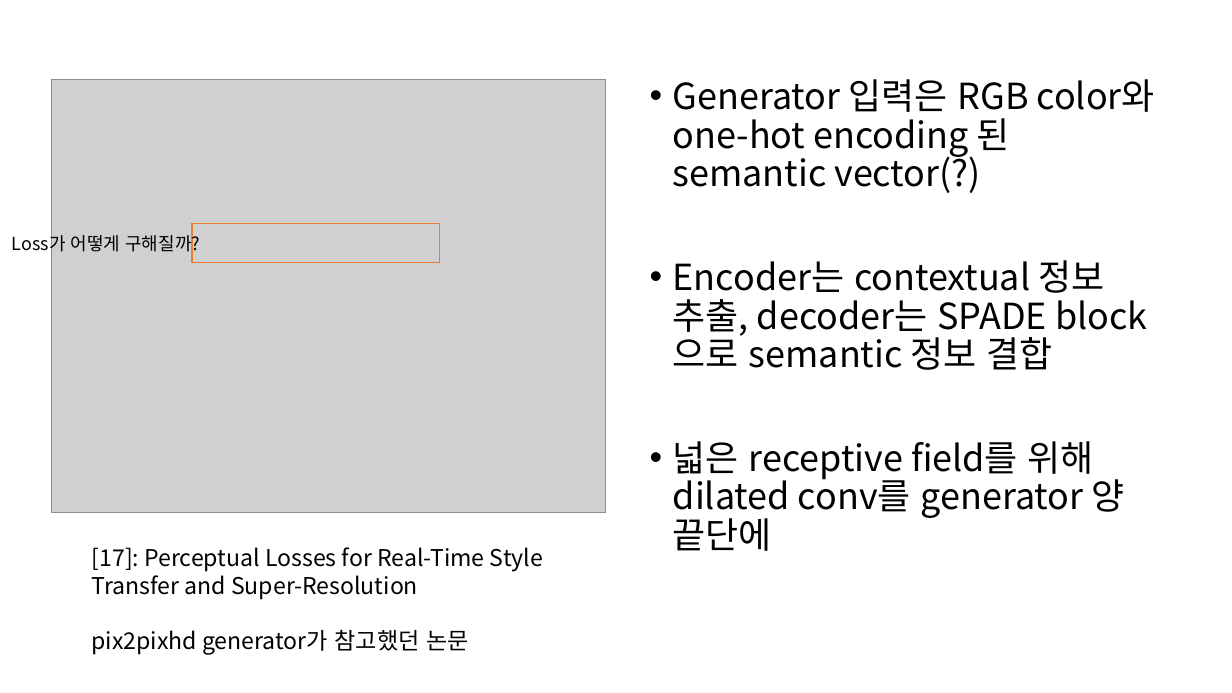
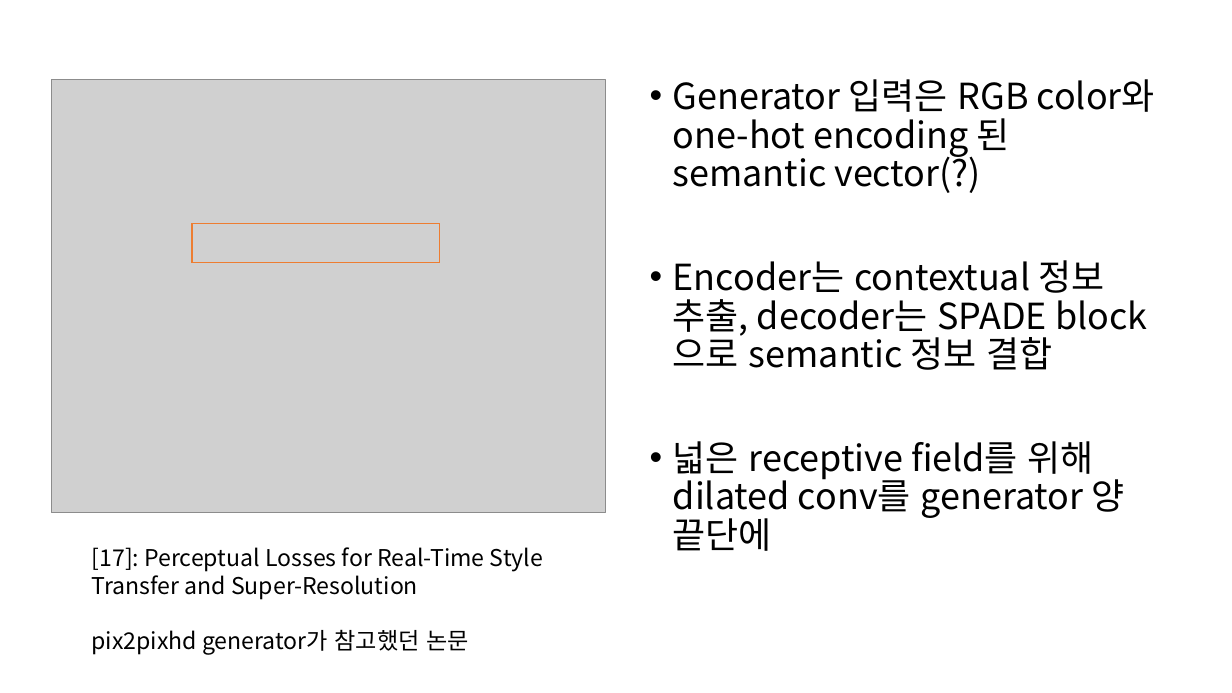
Before and after one commit to bbangsik13/paper-review, a slide deck: slide 10 of GAN/SESAME.pptx. Drawn at 1232x693 pixels with LibreOffice and Linux fonts; fonts in the diff are those of the drawing; grey boxes stand for pictures. Boxes give left, top, right and bottom in pixels: in the first picture for what was removed or moved away, otherwise in the second. Text is boxed around its words. In the diff, an @@ line names an element or a change of style, - is before the commit and + after.

```diff
--- a/GAN/SESAME.pptx
+++ b/GAN/SESAME.pptx
@@ text removed at (12, 231, 200, 255) @@
-Loss가 어떻게 구해질까?
```
Also in this commit, not shown: 1 slide added, 10 other files.
